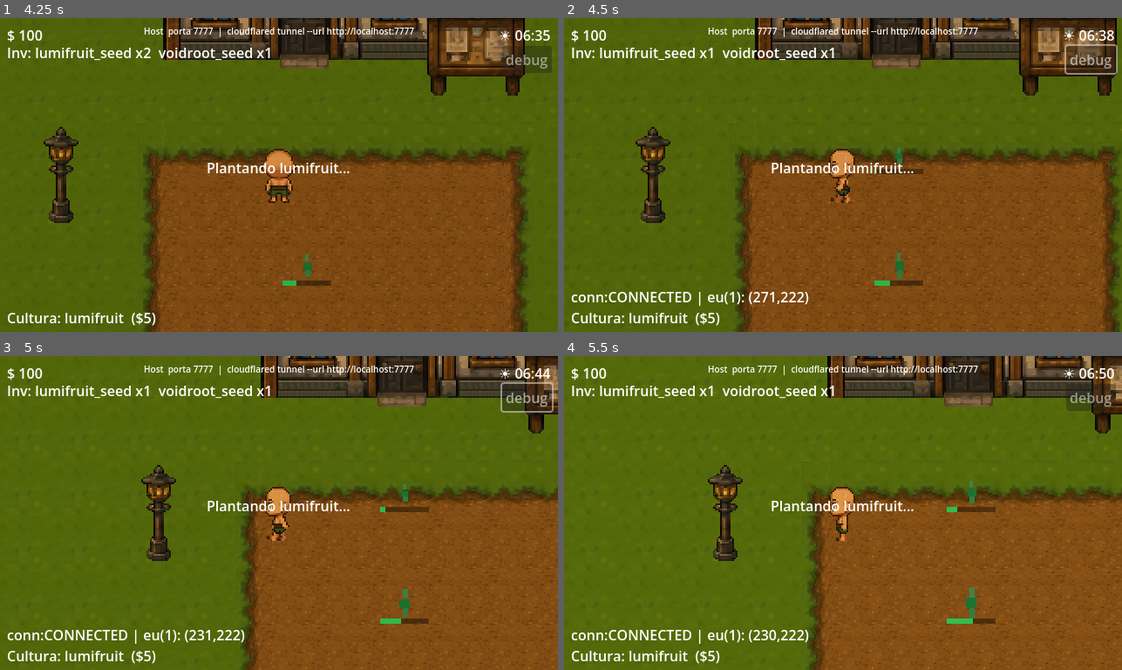
Above: before the commit, frames 1-4 (two rows, left to right).
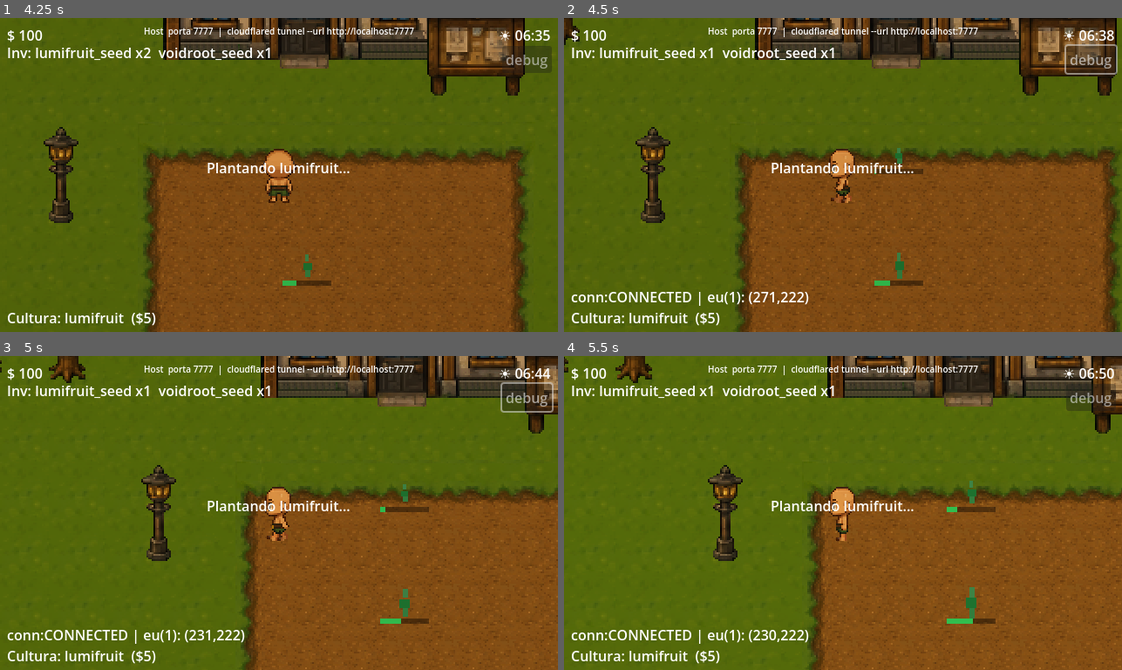
Above: after the commit, the same moments.

Repository: BrunoKagami/farm-from-scratch
Game: Godot game, scene res://scenes/Lobby.tscn
Same seed, same stepped clock (60 frames per second), same inputs: the game is played once before the commit and once after it.
Inputs (mouse positions are in pixels of both pictures, inside the frame that each line leads up to):
- Up to frame 1 (4.25 s): click (279, 165) at 0.52 s; type "Alex" at 0.6 s; click "Hospedar" at 1.25 s; click "debug" at 2 s; tap Enter at 2.75 s; move the mouse to (251, 237) at 2.77 s; hold Up (ui_up) 2.78-3.5 s; hold E (interact) 2.78-3.5 s; click (251, 237) at 2.92 s; drag from (446, 222) to (251, 237) at 3.52 s
- Up to frame 2 (4.5 s): tap Space at 4.25 s; move the mouse to (675, 127) at 4.27 s; hold Left (ui_left) from 4.28 s (still down); hold E (interact) from 4.28 s (still down)
- Up to frame 3 (5 s): keep holding Left (ui_left); keep holding E (interact)
- Up to frame 4 (5.5 s): release Left (ui_left) at 5 s; release E (interact) at 5 s; drag from (870, 513) to (675, 465) at 5.02 s

Frame 1 is identical in both runs. In frame 2, 0.1% of the frame differs, in the area x 0-3%, y 0-9%; in frame 3, 0.4%; in frame 4, 0.4%, in the area x 0-16%, y 0-9%.

Commit message:
fix: widen tree trunk collision, add a cluster of 5 nearby trees
Measured the root-splay area of the sprite (rows 55-61): it's ~20-21px
wide, wider than the previous 16px hitbox, letting a player's head
clip behind the canopy near the trunk's sides. Widened to 22x16.

Also added 5 trees near the existing (64,64) one to preview how
several look together (Y-sort, sway, spacing).

Co-Authored-By: Claude Sonnet 4.6 <noreply@anthropic.com>

Diff:
--- a/scripts/GameData.gd
+++ b/scripts/GameData.gd
@@ -17,8 +17,14 @@
 const SELL_PRICES := { "lumifruit": 20, "voidroot": 45, "starbloom": 80, "wood": 8 }
 
 # Árvores: posições fixas no gramado, longe da roça/loja/luminária/placa.
+# As 5 próximas a (64,64) são só pra ver o efeito visual de várias juntas.
 const TREE_SPAWN_POSITIONS := [
 	Vector2(64, 64),
+	Vector2(112, 64),
+	Vector2(64, 112),
+	Vector2(112, 116),
+	Vector2(40, 144),
+	Vector2(140, 92),
 	Vector2(560, 64),
 	Vector2(64, 560),
 	Vector2(560, 560),
--- a/scripts/Tree.gd
+++ b/scripts/Tree.gd
@@ -23,7 +23,7 @@
 	var body := StaticBody2D.new()
 	var shape := CollisionShape2D.new()
 	var rect := RectangleShape2D.new()
-	rect.size = Vector2(16, 14)
+	rect.size = Vector2(22, 16)
 	shape.shape = rect
 	shape.position = Vector2(0, 20 - _BASE_OFFSET)
 	body.add_child(shape)
